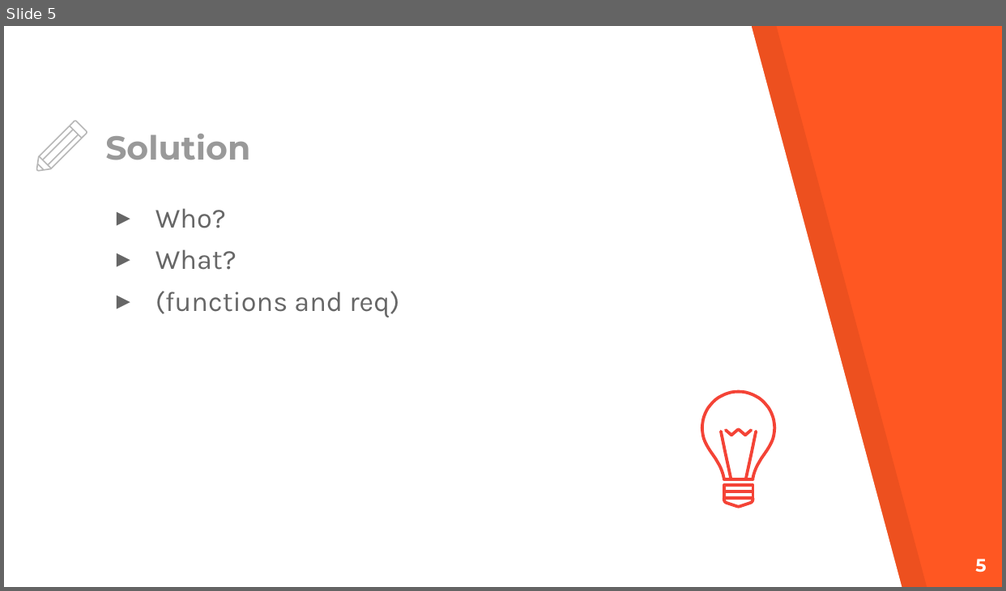
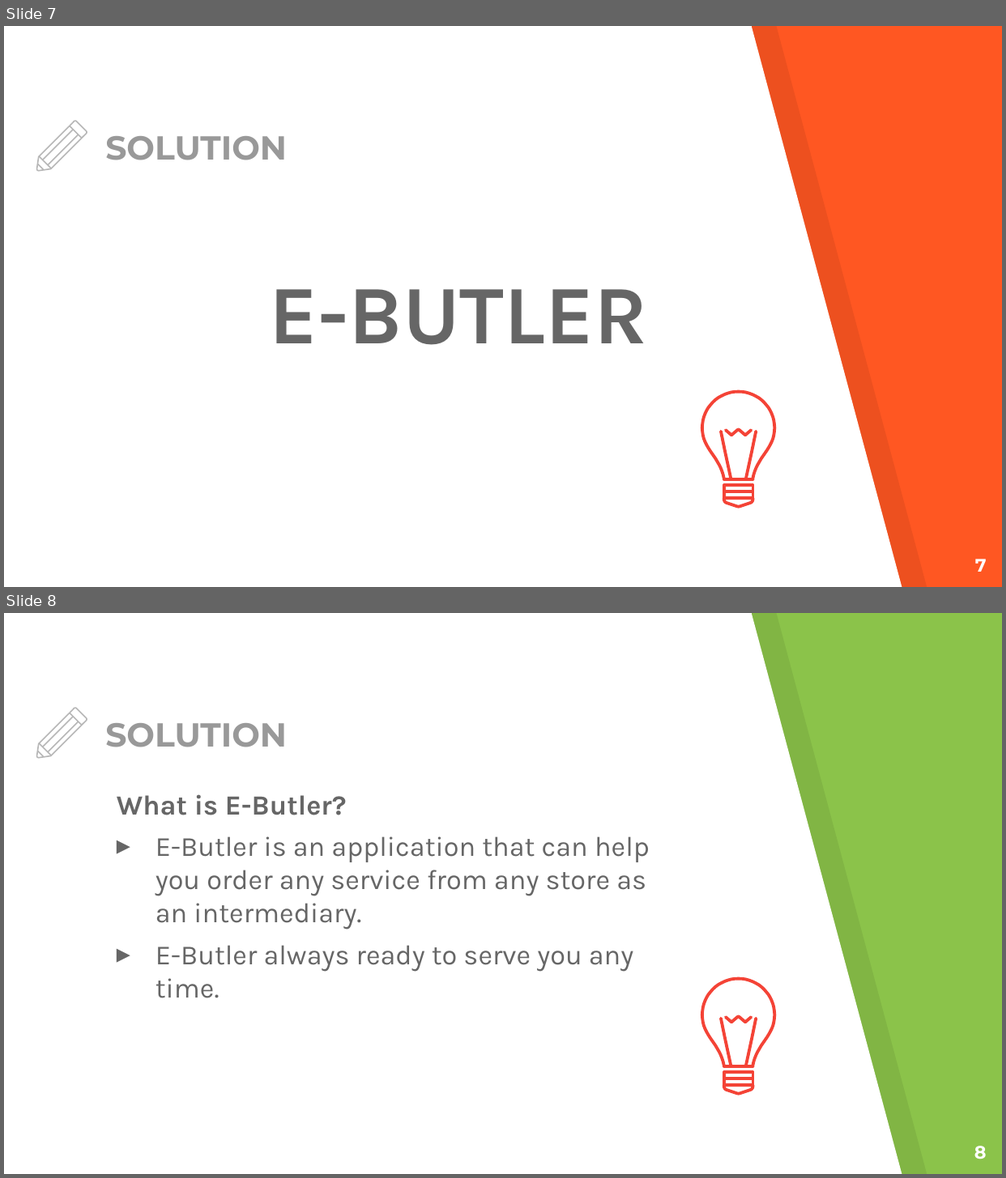
Before and after one commit to huukhang20/SWP391, a slide deck: Documents/pp_miniCap.pptx. Shown one above the other, each under a label of ours: slide 5 before the commit, slides 7 and 8 after it. The pictures are 1006x591 and 1006x1178 pixels, drawn with LibreOffice and Linux fonts; fonts in the diff are those of the drawing. Boxes give left, top, right and bottom in pixels: in the first picture for what was removed or moved away, otherwise in the second. Text is boxed around its words. In the diff, an @@ line names an element or a change of style, - is before the commit and + after.

```diff
--- a/Documents/pp_miniCap.pptx
+++ b/Documents/pp_miniCap.pptx
@@ slide 8 added at [4, 613, 1002, 1174], background #8BC34A; not listed: 2 template elements that a slide beside it also shows @@
@@ title added at [105, 723, 287, 747], 24 pt, text #999999, bold @@
+SOLUTION
@@ group added at [37, 708, 87, 759]: 6 freeform shapes @@
@@ text added at [117, 794, 650, 999], 20 pt, text #666666 @@
+What is E-Butler?
+▸ E-Butler is an application that can help you order any service from any store as an intermediary.
+▸ E-Butler always ready to serve you any time.
@@ group added at [702, 979, 775, 1093]: 8 freeform shapes @@
@@ page number added at [974, 1146, 987, 1160], 13 pt, text #FFFFFF, bold @@
+8
@@ what was slide 5 is now slide 7 @@
@@ slide 7 changed as well @@
@@ title at [105, 136, 287, 160]: text changed @@
-Solution
+SOLUTION
@@ text at [269, 289, 647, 345]: text changed; size 20 to 60 pt; bold on @@
-▸ Who?
-▸ What?
-▸ (functions and req)
+E-BUTLER
@@ page number at [975, 559, 987, 572]: text changed @@
-5
+7
```
Also in this commit, not shown: 6 other slides changed, 27 other slides added, 3 slides removed, 1 other file.
